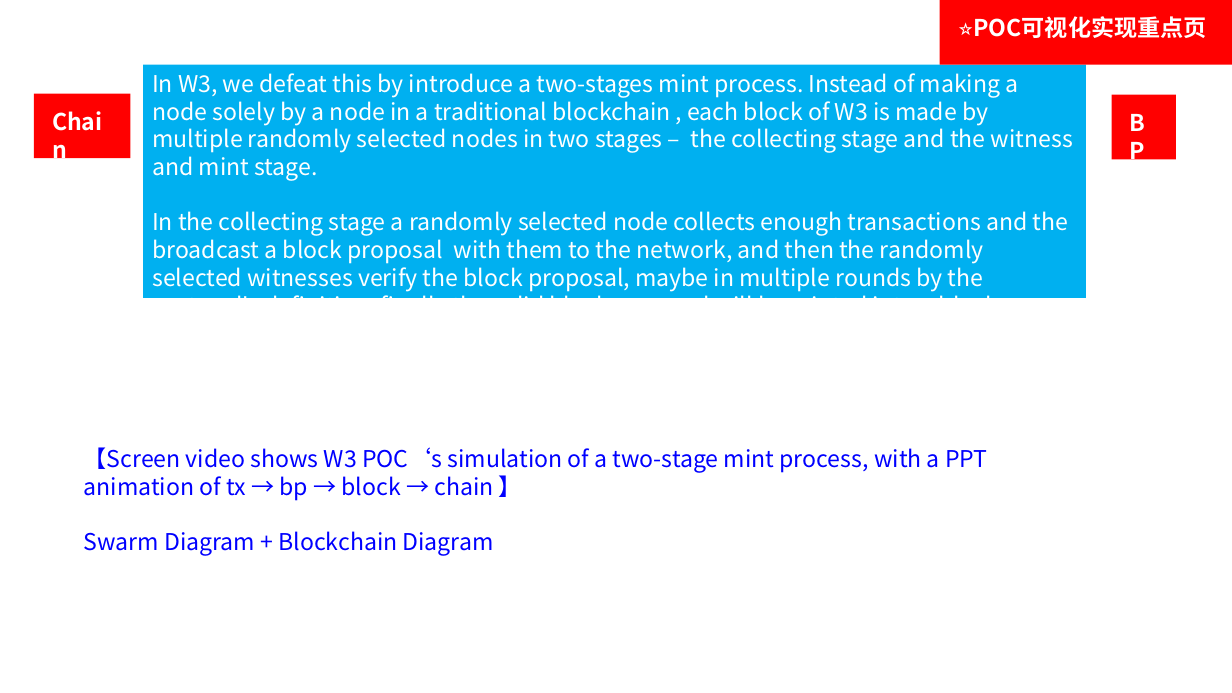
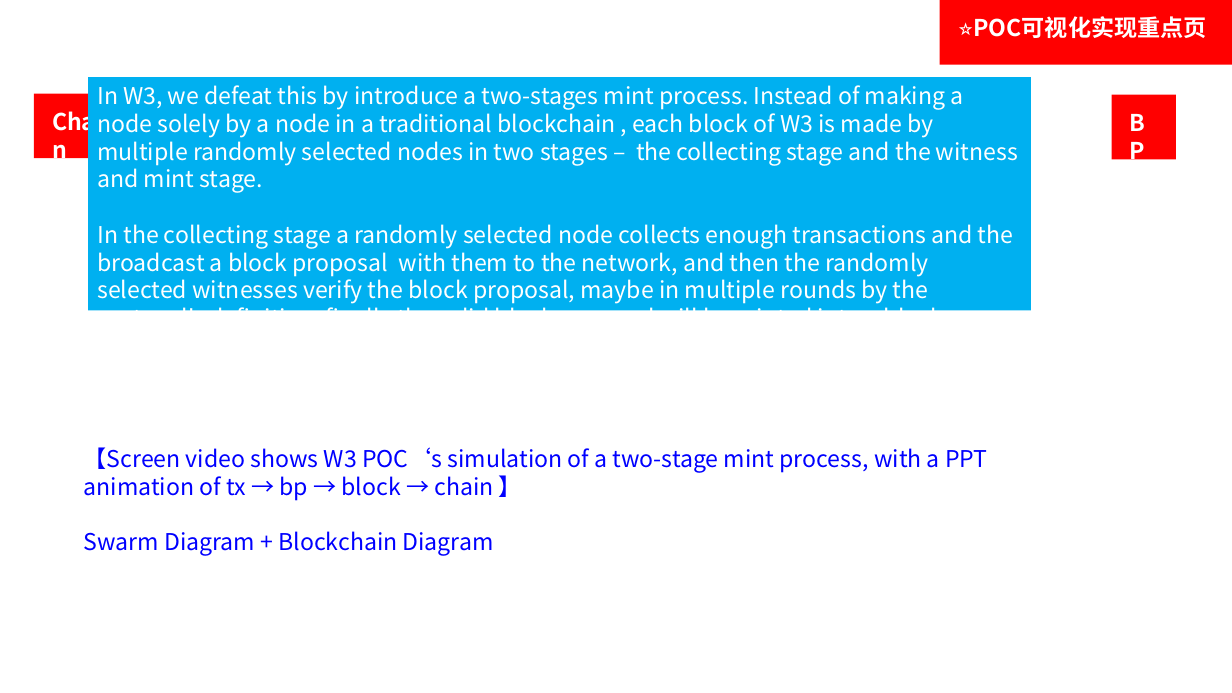
Before and after one commit to weihaopeng/W3-POC, a slide deck: slide 2 of design/designs.pptx. Drawn at 1232x693 pixels with LibreOffice and Linux fonts; fonts in the diff are those of the drawing; background and template pictures are left out. Boxes give left, top, right and bottom in pixels: in the first picture for what was removed or moved away, otherwise in the second. Text is boxed around its words. In the diff, an @@ line names an element or a change of style, - is before the commit and + after.

```diff
--- a/design/designs.pptx
+++ b/design/designs.pptx
@@ rectangle "In W3, we defeat this ..." moved from (x1=143, y1=65, x2=1086, y2=298) to (x1=89, y1=77, x2=1031, y2=310) @@
```
Also in this commit, not shown: 1 other slide changed, 3 slides added.
